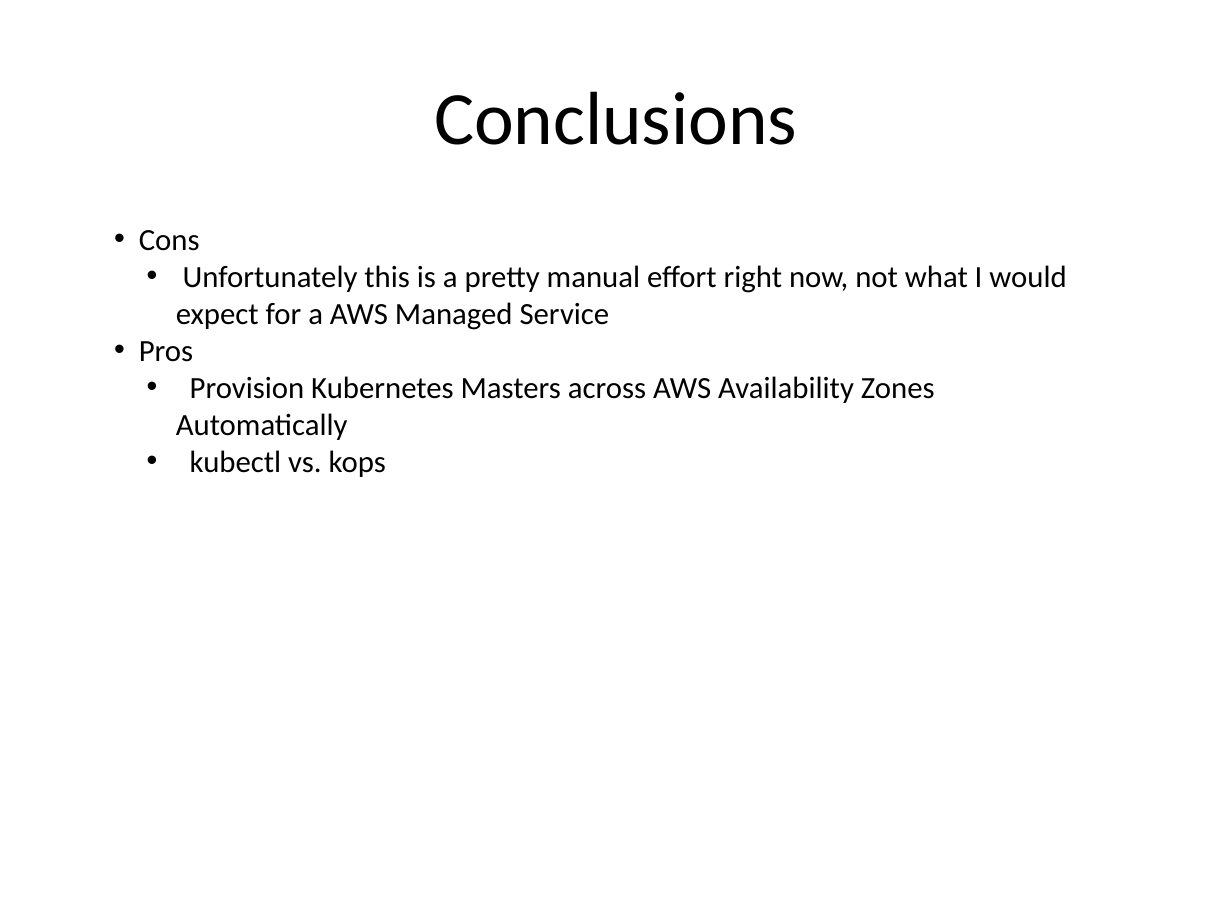
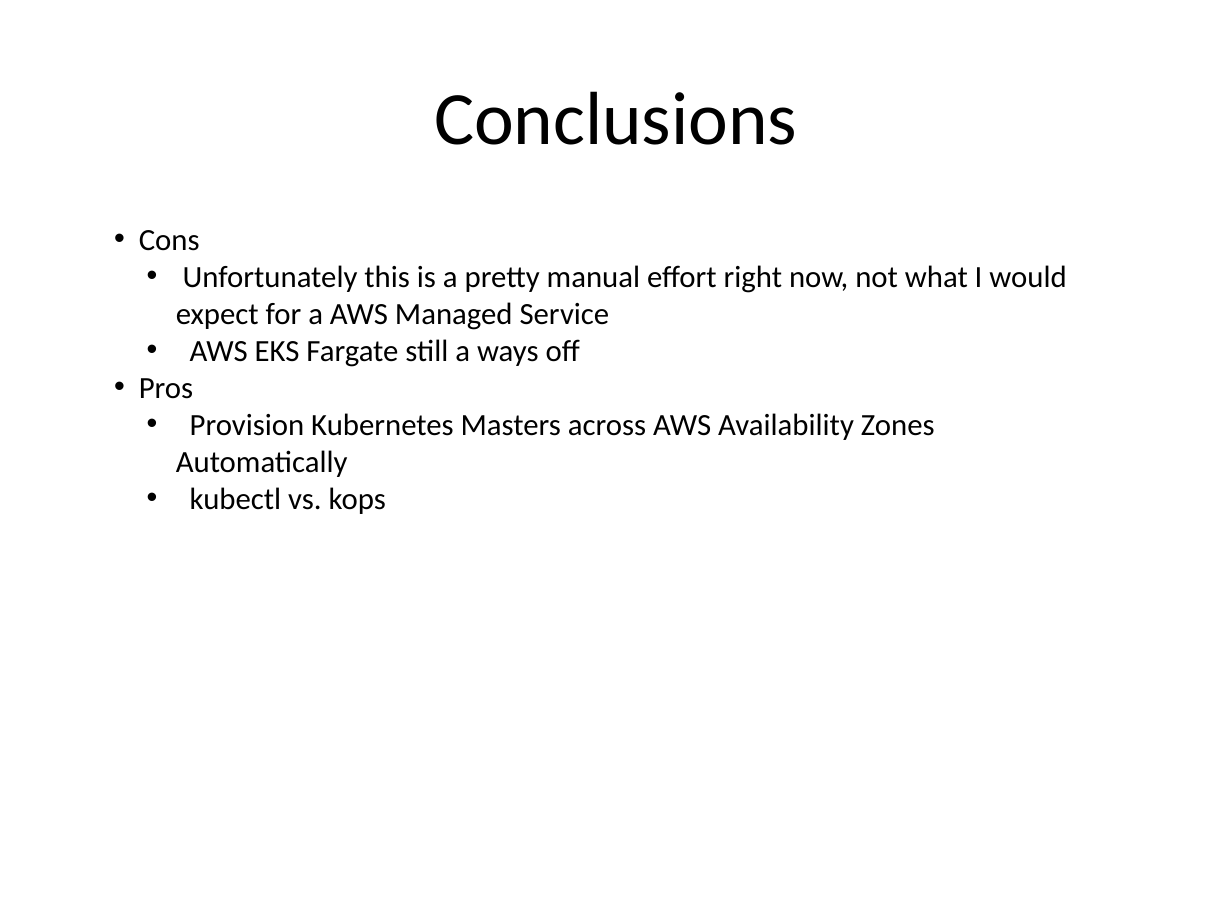
Before and after one commit to kskalvar/aws-eks-cluster-quickstart, a slide deck: slide 9 of slides/AWS-EKS-Cluster-Quickstart.pptx. Drawn at 1232x924 pixels with LibreOffice and Linux fonts; fonts in the diff are those of the drawing. Boxes give left, top, right and bottom in pixels: in the first picture for what was removed or moved away, otherwise in the second. Text is boxed around its words. In the diff, an @@ line names an element or a change of style, - is before the commit and + after.

```diff
--- a/slides/AWS-EKS-Cluster-Quickstart.pptx
+++ b/slides/AWS-EKS-Cluster-Quickstart.pptx
@@ text at (x1=190, y1=339, x2=580, y2=367): paragraph added @@
+  • AWS EKS Fargate still a ways off
```
Also in this commit, not shown: 1 other slide changed.
